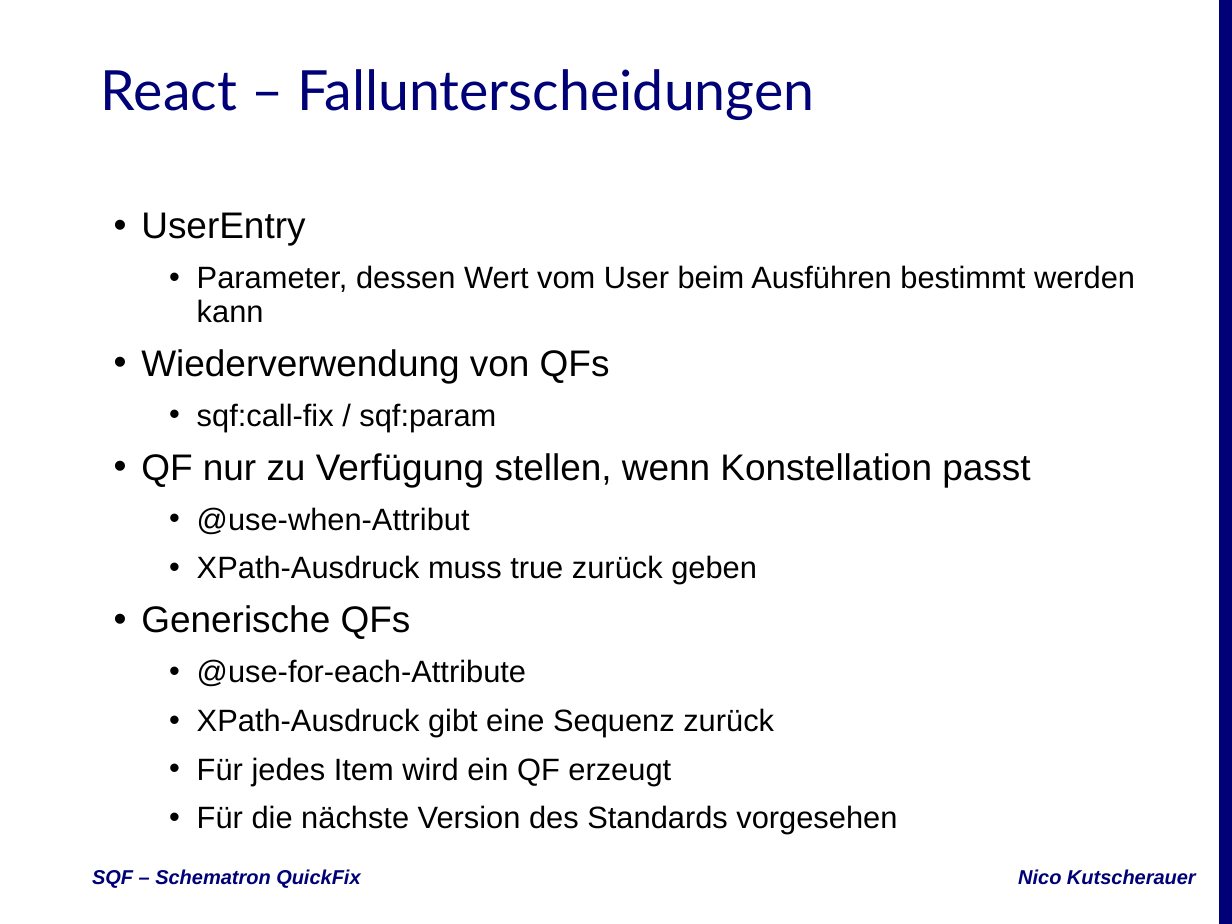
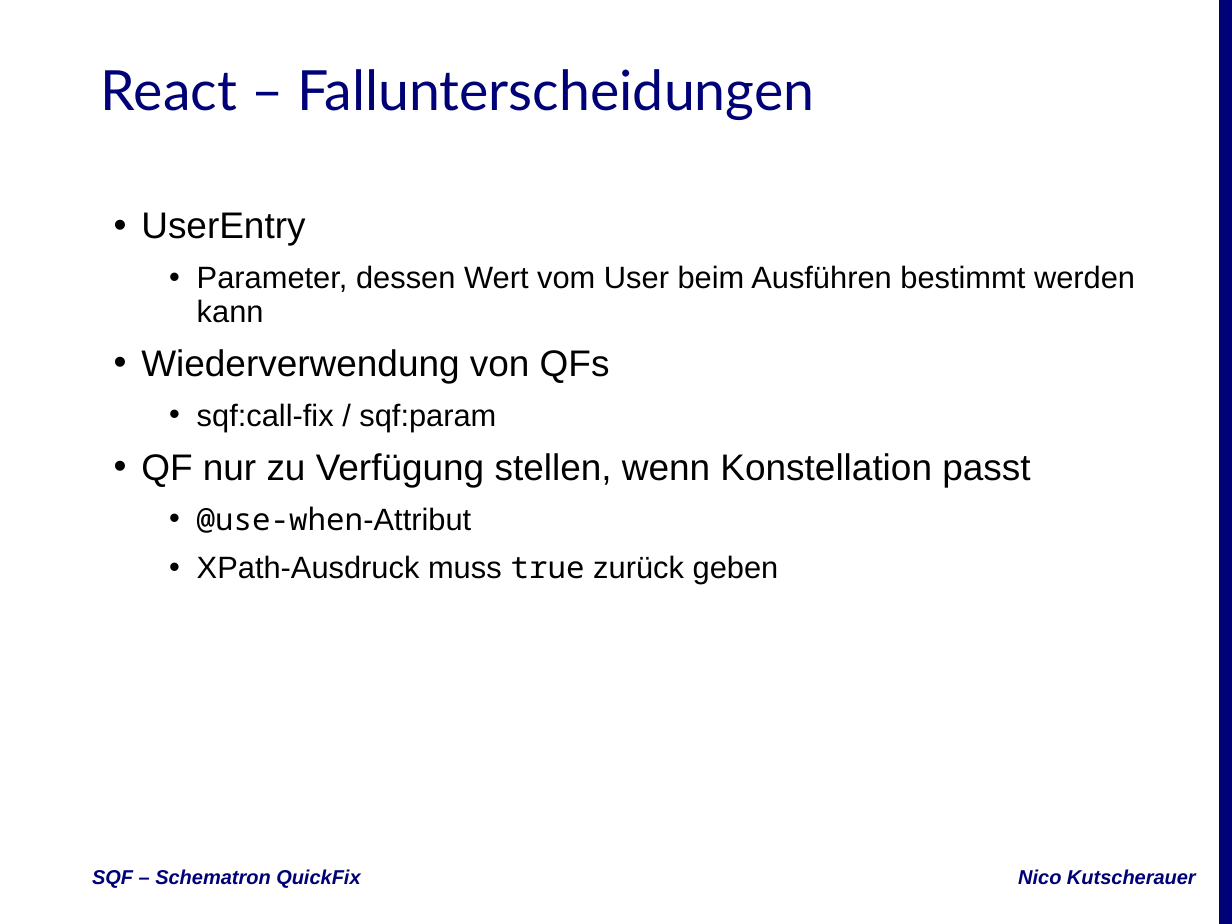
Before and after one commit to nkutsche/SchematronQuickFix-2017-11-17, a slide deck: slide 14 of SQF-Escali.pptx. Drawn at 1232x924 pixels with LibreOffice and Linux fonts; fonts in the diff are those of the drawing; background and template pictures are left out. Boxes give left, top, right and bottom in pixels: in the first picture for what was removed or moved away, otherwise in the second. Text is boxed around its words. In the diff, an @@ line names an element or a change of style, - is before the commit and + after.

```diff
--- a/SQF-Escali.pptx
+++ b/SQF-Escali.pptx
@@ subtitle at (197, 506, 779, 584): font Arial to Noto Sans Mono in "@use-when-Attribut", "true" @@
@@ subtitle at (141, 605, 897, 834): paragraphs removed @@
-• Generische QFs
-  • @use-for-each-Attribute
-  • XPath-Ausdruck gibt eine Sequenz zurück
-  • Für jedes Item wird ein QF erzeugt
-  • Für die nächste Version des Standards vorgesehen
```
Also in this commit, not shown: 5 other slides changed, 2 slides added.
